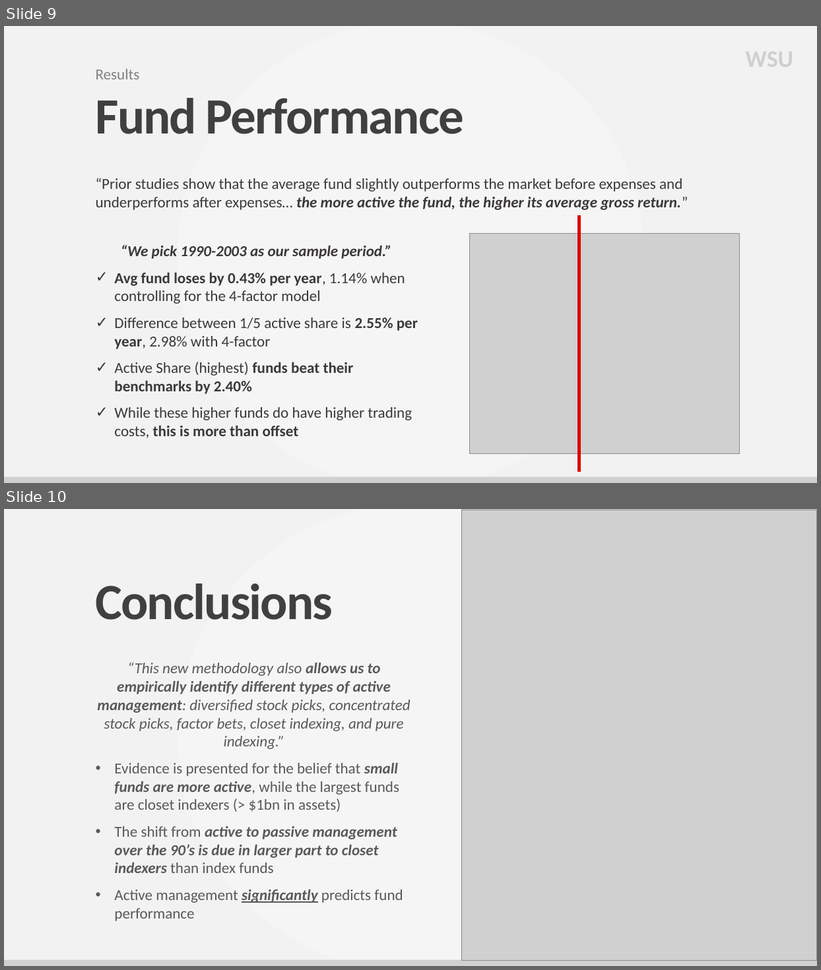
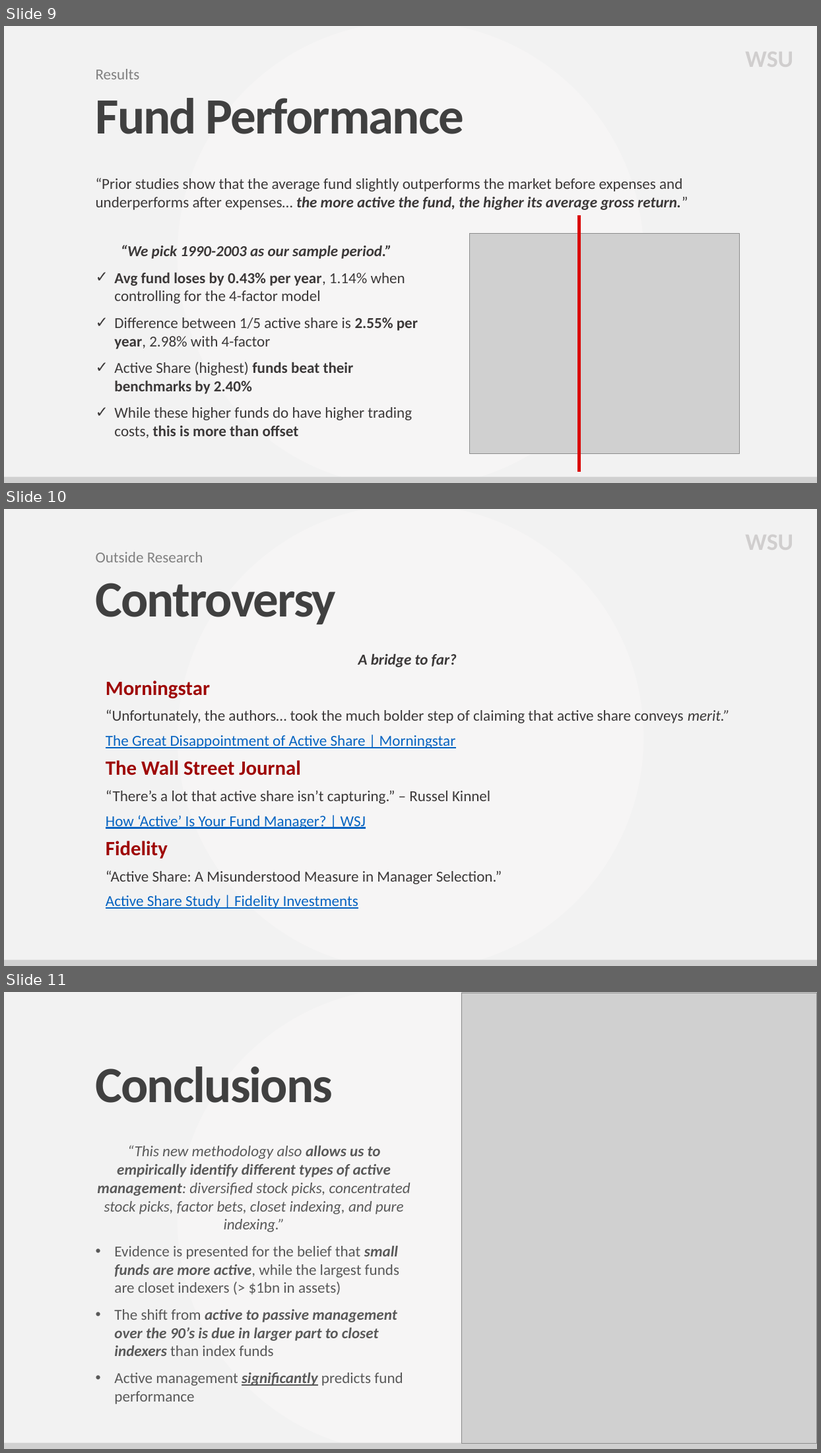
Before and after one commit to adam-bozman/my-apero, a slide deck: content/talks/Financial Economics Seminar 2023/files/active-shares.pptx. Shown one above the other, each under a label of ours: slides 9 and 10 before the commit, slides 9, 10 and 11 after it. The pictures are 821x970 and 821x1453 pixels, drawn with LibreOffice and Linux fonts; fonts in the diff are those of the drawing; grey boxes stand for pictures; background and template pictures are left out. Boxes give left, top, right and bottom in pixels: in the first picture for what was removed or moved away, otherwise in the second. Text is boxed around its words. In the diff, an @@ line names an element or a change of style, - is before the commit and + after.

```diff
--- a/content/talks/Financial Economics Seminar 2023/files/active-shares.pptx
+++ b/content/talks/Financial Economics Seminar 2023/files/active-shares.pptx
@@ slide 10 added at bbox=[4, 509, 817, 966], background gradient #F6F6F6 to #F2F2F2 @@
@@ text added at bbox=[740, 524, 805, 559], 28 pt, text #D0CECE, bold @@
+WSU
@@ text added at bbox=[96, 552, 203, 562], 18 pt, text #808080 @@
+Outside Research
@@ title added at bbox=[96, 583, 337, 625], 60 pt, text #404040, bold @@
+Controversy
@@ text added at bbox=[358, 654, 457, 667], 18 pt, text #3B3838, bold, italic @@
+A bridge to far?
@@ text added at bbox=[106, 681, 730, 909], 18 pt, text #3B3838 @@
+Morningstar
+“Unfortunately, the authors… took the much bolder step of claiming that active share conveys merit.”
+The Great Disappointment of Active Share | Morningstar
+The Wall Street Journal
+“There’s a lot that active share isn’t capturing.” – Russel Kinnel
+How ‘Active’ Is Your Fund Manager? | WSJ
+Fidelity
+“Active Share: A Misunderstood Measure in Manager Selection.”
+Active Share Study | Fidelity Investments
@@ picture added at bbox=[4, 960, 817, 966] @@
@@ what was slide 10 is now slide 11 @@
```
Also in this commit, not shown: 4 slides changed.
